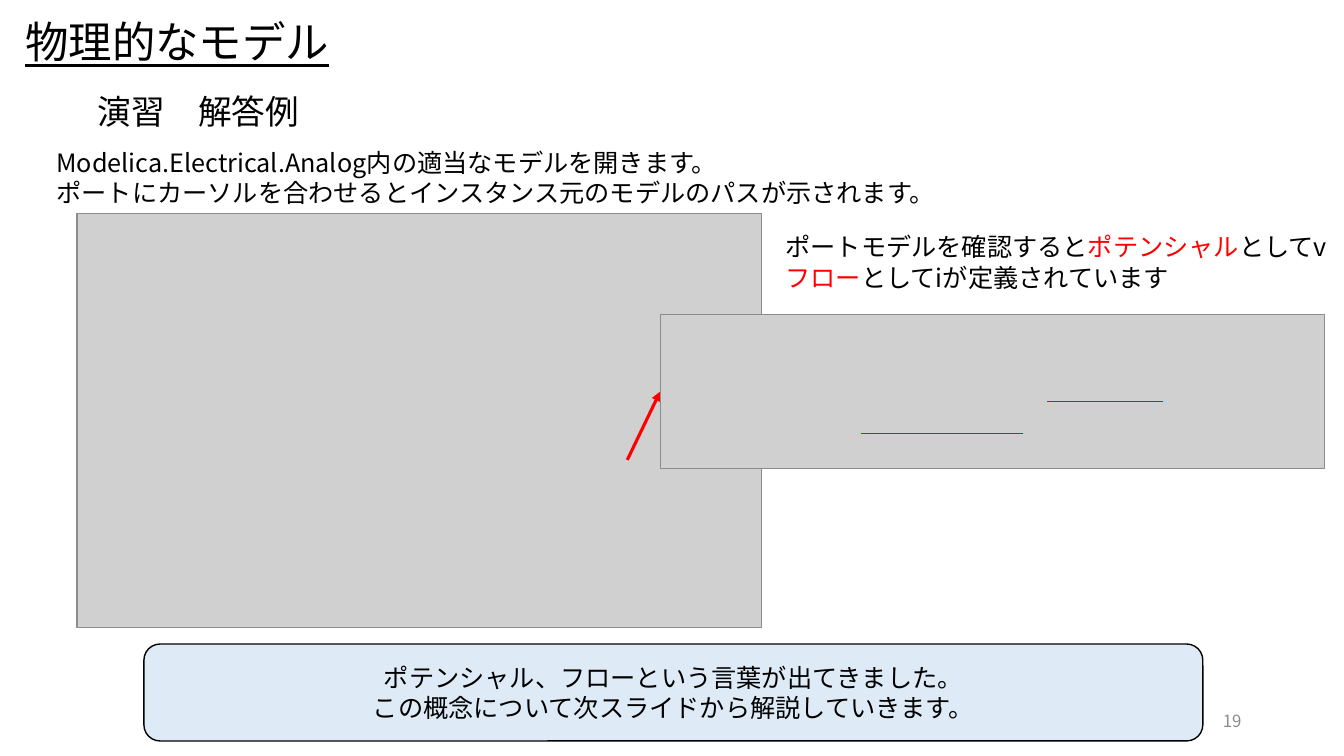
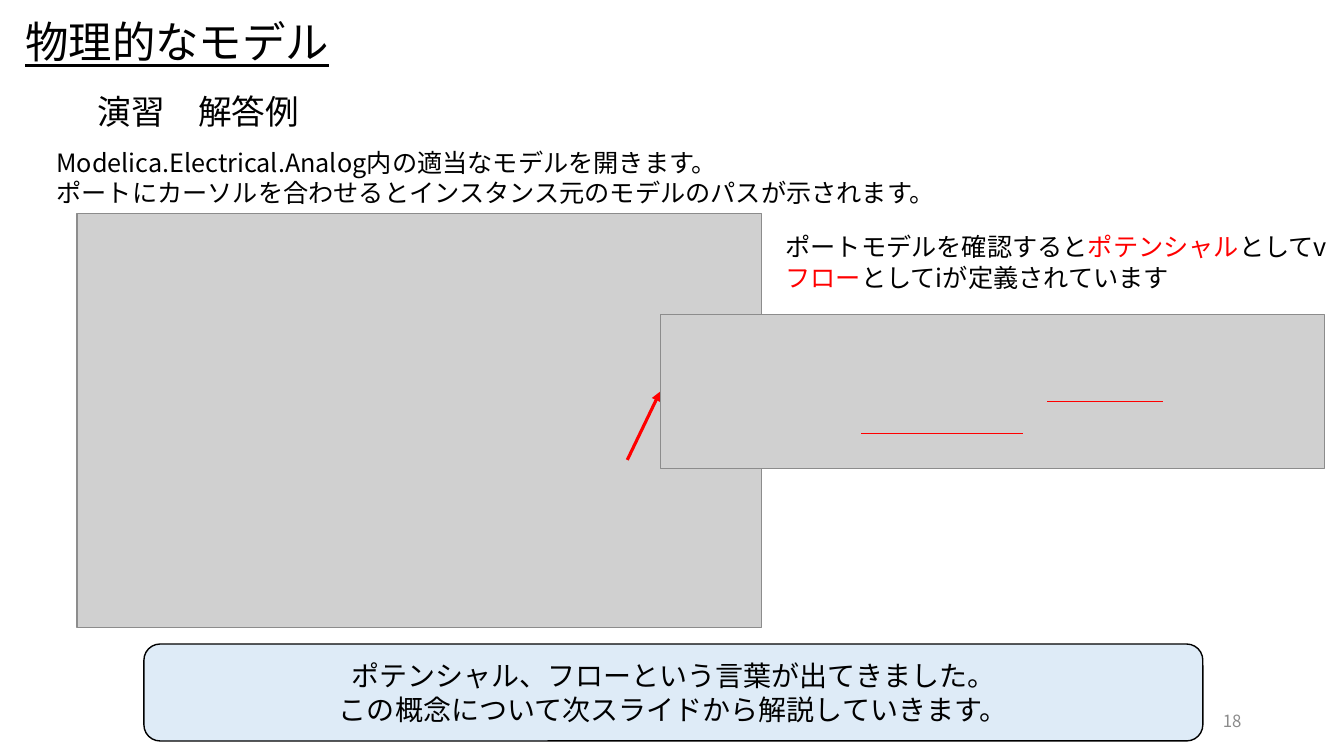
Before and after one commit to UedaShigenori/OpenModelica_Tutorials_Ja, a slide deck: slide 18 of Dev/7_PhysicsDomainModel/OpenModelica_Tutorials_7_PlantModel.pptx (slide 19 before the commit). Drawn at 1344x756 pixels with LibreOffice and Linux fonts; fonts in the diff are those of the drawing; grey boxes stand for pictures. Boxes give left, top, right and bottom in pixels: in the first picture for what was removed or moved away, otherwise in the second. Text is boxed around its words. In the diff, an @@ line names an element or a change of style, - is before the commit and + after.

```diff
--- a/Dev/7_PhysicsDomainModel/OpenModelica_Tutorials_7_PlantModel.pptx
+++ b/Dev/7_PhysicsDomainModel/OpenModelica_Tutorials_7_PlantModel.pptx
@@ rounded rectangle "ポテンシャル、フローという言葉が出てきました。" at [144, 644, 1204, 741]: size 18 to 20 pt @@
@@ page number at [1223, 714, 1242, 727]: text changed @@
-19
+18
```
Also in this commit, not shown: 11 other slides changed, 2 slides added.
